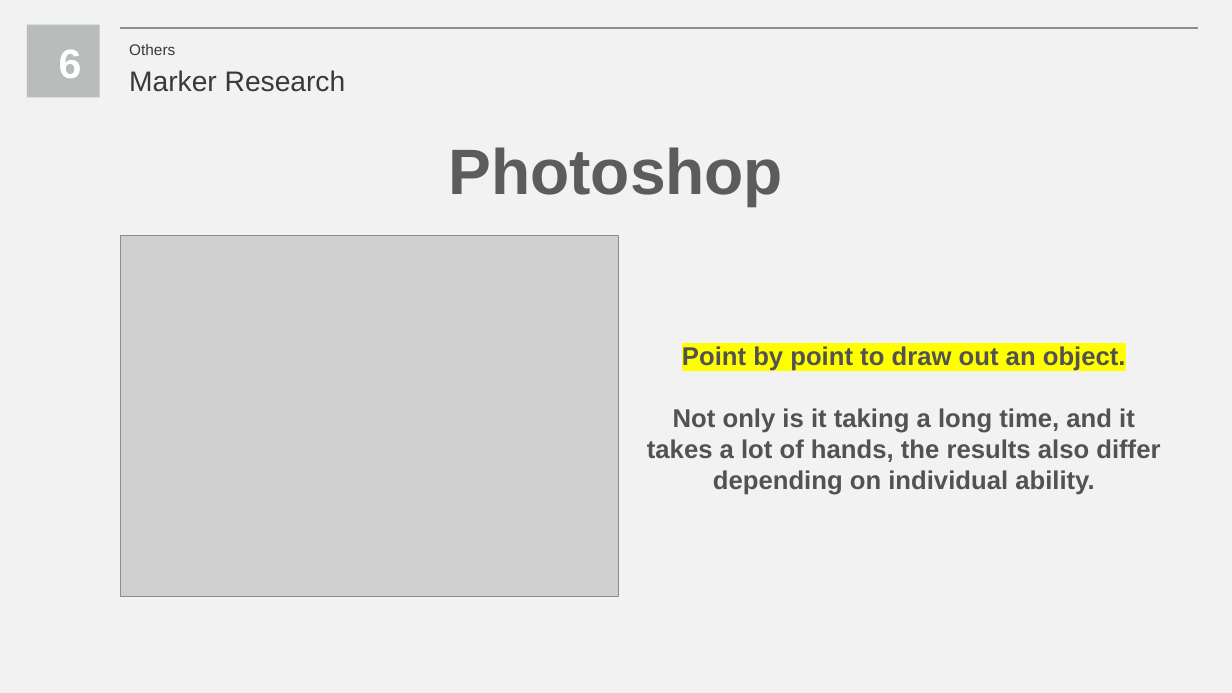
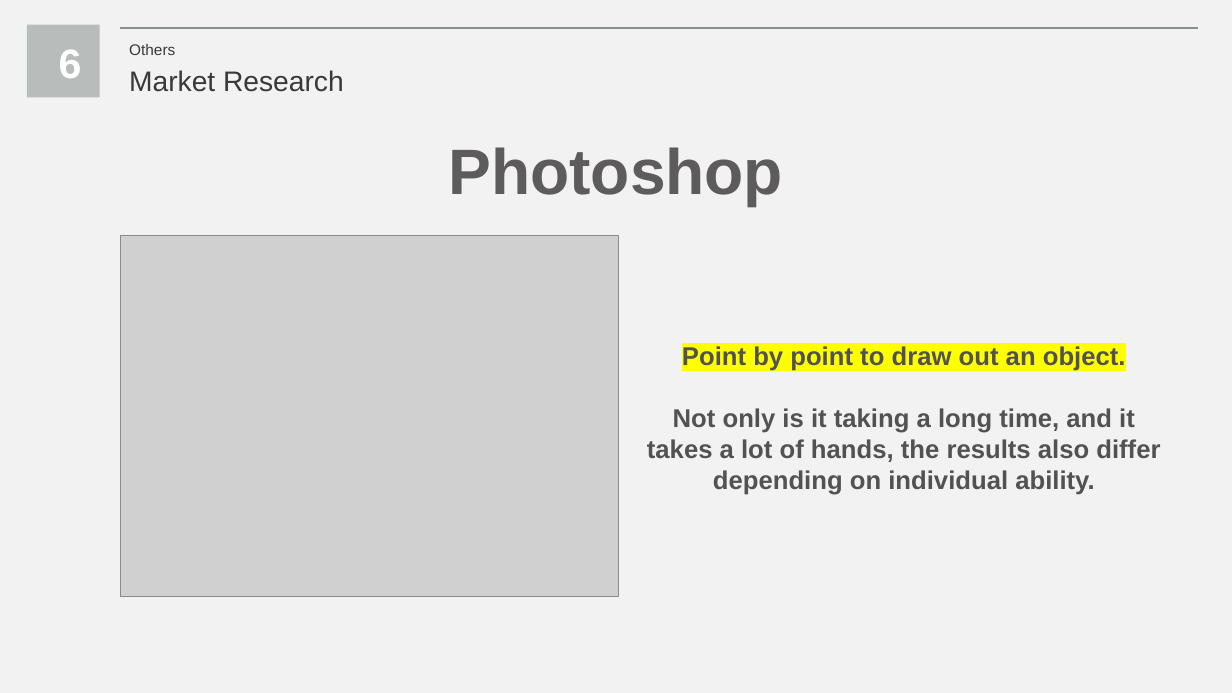
Before and after one commit to smoothie316/Docs, a slide deck: slide 20 of Weekly Presentation/Capstone Design 2nd Presentation.pptx. Drawn at 1232x693 pixels with LibreOffice and Linux fonts; fonts in the diff are those of the drawing; grey boxes stand for pictures. Boxes give left, top, right and bottom in pixels: in the first picture for what was removed or moved away, otherwise in the second. Text is boxed around its words. In the diff, an @@ line names an element or a change of style, - is before the commit and + after.

Commit message:
correct typing error

```diff
--- a/Weekly Presentation/Capstone Design 2nd Presentation.pptx
+++ b/Weekly Presentation/Capstone Design 2nd Presentation.pptx
@@ text at box(129, 70, 344, 92): text changed @@
-Marker Research
+Market Research
```
